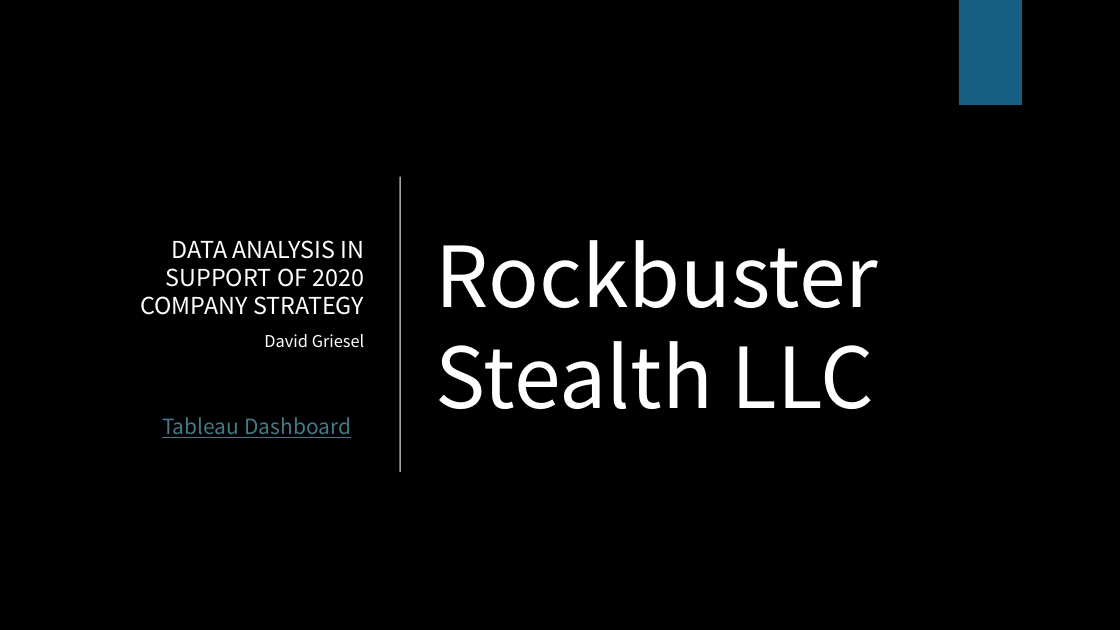
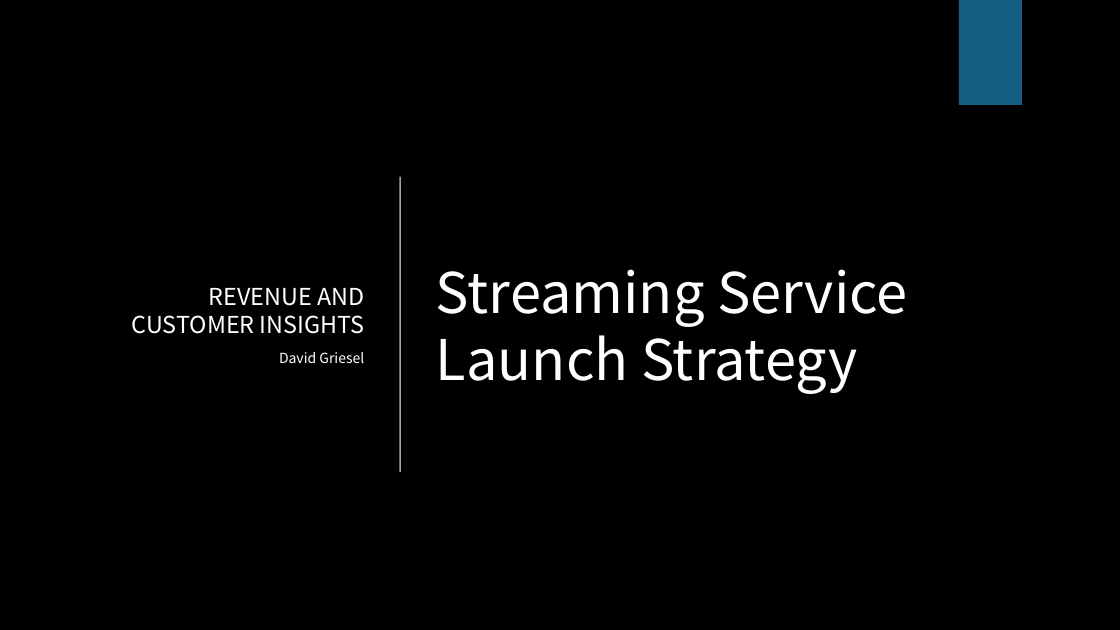
Before and after one commit to davidgriesel/03_streaming_service_database_queries, a slide deck: slide 1 of deliverables/presentation.pptx. Drawn at 1120x630 pixels with LibreOffice and Linux fonts; fonts in the diff are those of the drawing; background and template pictures are left out. Boxes give left, top, right and bottom in pixels: in the first picture for what was removed or moved away, otherwise in the second. Text is boxed around its words. In the diff, an @@ line names an element or a change of style, - is before the commit and + after.

```diff
--- a/deliverables/presentation.pptx
+++ b/deliverables/presentation.pptx
@@ title at (x1=436, y1=269, x2=908, y2=394): text changed; size 72 to 48 pt @@
-Rockbuster Stealth LLC
+Streaming Service Launch Strategy
@@ subtitle at (x1=132, y1=288, x2=365, y2=334): text changed @@
-DATA ANALYSIS IN SUPPORT OF 2020 COMPANY STRATEGY
+REVENUE AND CUSTOMER INSIGHTS
@@ subtitle at (x1=279, y1=352, x2=364, y2=363): size 14 to 12 pt in "David Griesel" @@
@@ text removed at (x1=162, y1=417, x2=351, y2=438) @@
-Tableau Dashboard
```
Also in this commit, not shown: 7 other slides changed, 2 slides removed, 13 other files.
